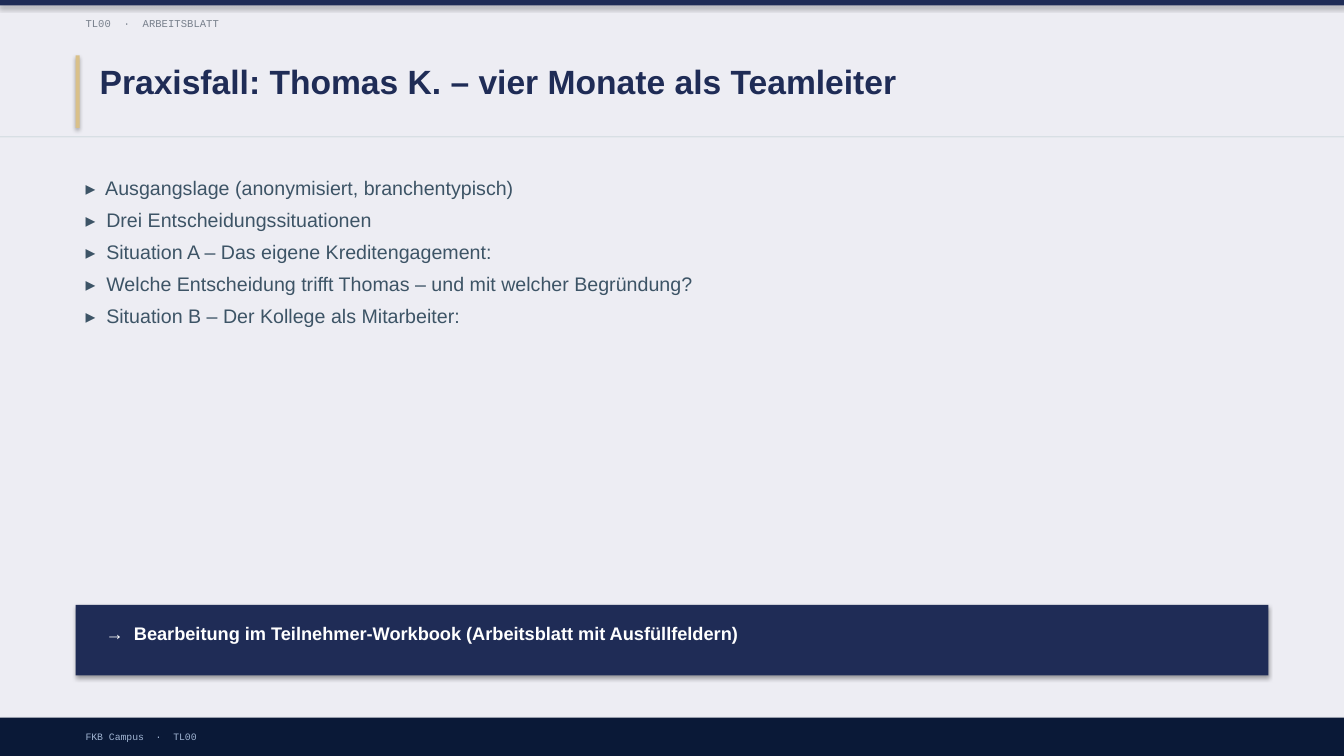
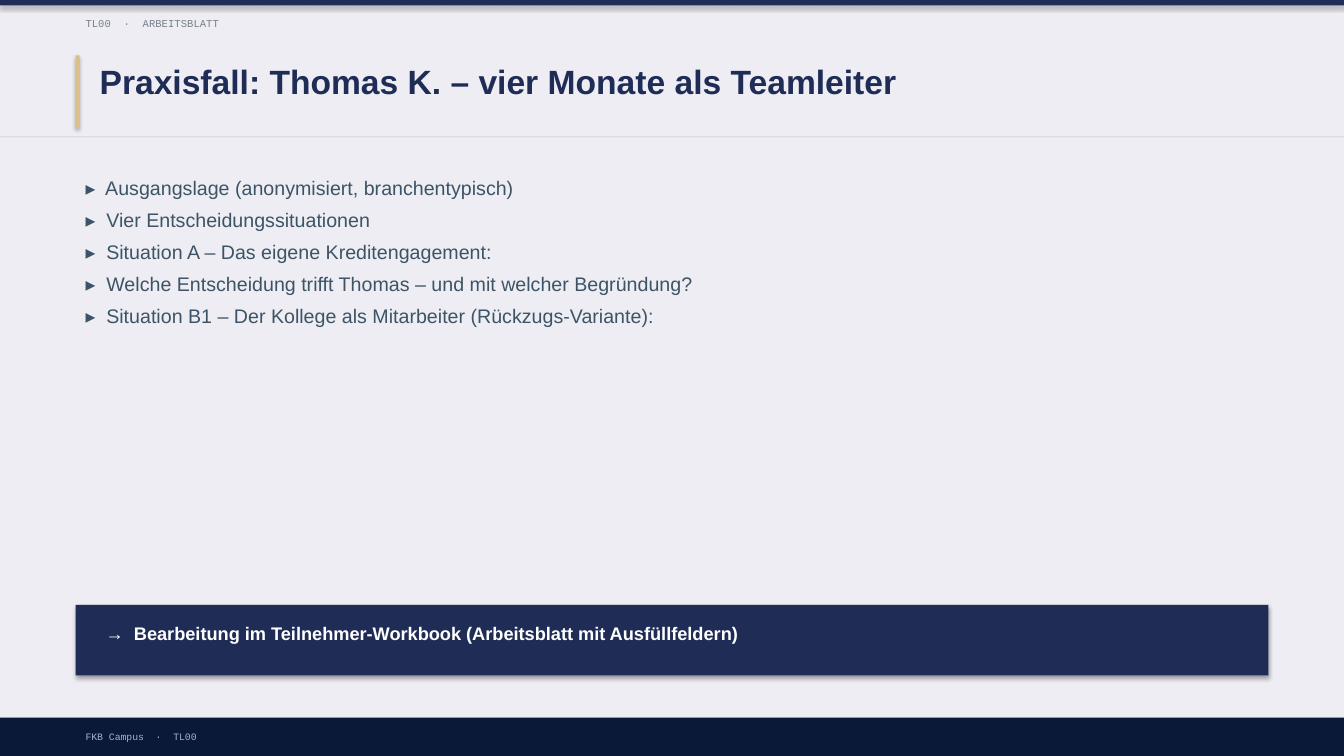
Before and after one commit to ck5rqc47pr-byte/firmenkundenakademie-online, a slide deck: slide 7 of protected-downloads/praesentation/TL00.pptx. Drawn at 1344x756 pixels with LibreOffice and Linux fonts; fonts in the diff are those of the drawing. Boxes give left, top, right and bottom in pixels: in the first picture for what was removed or moved away, otherwise in the second. Text is boxed around its words. In the diff, an @@ line names an element or a change of style, - is before the commit and + after.

```diff
--- a/protected-downloads/praesentation/TL00.pptx
+++ b/protected-downloads/praesentation/TL00.pptx
@@ text at [106,213,370,231]: text changed @@
-▸ Drei Entscheidungssituationen
+▸ Vier Entscheidungssituationen
@@ text at [106,309,654,327]: text changed @@
-▸ Situation B – Der Kollege als Mitarbeiter:
+▸ Situation B1 – Der Kollege als Mitarbeiter (Rückzugs-Variante):
```
Also in this commit, not shown: 4 other slides changed, 8 other files.
